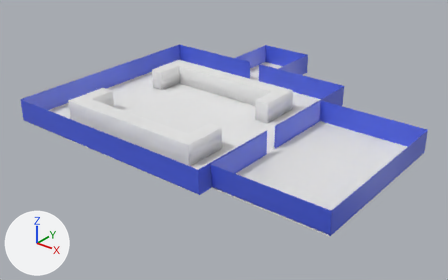
The Blender file Assets/Blender/Blender Files/level_creation.blend: old version first, new version second.
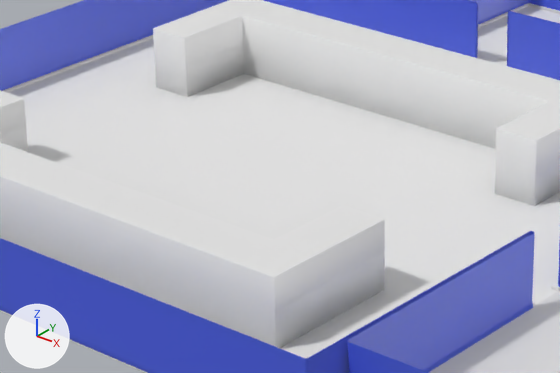
Each version is shown whole from a 50 mm camera at (205.0, -270.0, 124.0) aimed at (23.0, -42.0, -18.0), then close up on the part from 24% to 61% of the width and 22% to 62% of the height. The axes (+X, +Y, +Z) are drawn at lower left. The lights are the same throughout.

The older version as bpy lines, for what is in view:
```python
me_cube = bpy.data.meshes.new('Cube')
me_cube.from_pydata(...)  # 60 vertices, 45 faces, 3 loose edges; spans x -13.7..26.7, y -23.9..11.2, z -3.5..2.0
me_cube.polygons.foreach_set('use_smooth', [True] * 45)
# faces by material slot: [5, 40]
me_cube.materials.append(mat_material_001)  # its picture is missing
me_cube.materials.append(mat_material)  # blue #4e63e7
me_cube_001 = bpy.data.meshes.new('Cube.001')
me_cube_001.from_pydata(...)  # 16 vertices, 13 faces; spans x -2.91..0.0, y -4.38..1.0, z -7.38..6.64
me_cube_001.polygons.foreach_set('use_smooth', [True] * 13)
me_cube_003 = bpy.data.meshes.new('Cube.003')
me_cube_003.from_pydata(...)  # 164 vertices, 164 faces; spans x -203.0..462.0, y -452.0..127.0, z -1.0..1.0
ob_cube = bpy.data.objects.new('Cube', me_cube)
ob_cube.location = (0.0, 0.0, 0.0)
ob_cube.scale = (4.38, 4.38, 2.14)
_m = ob_cube.modifiers.new('Bevel', 'BEVEL')
_m.segments = 3
_m.limit_method = 'NONE'
_m.use_clamp_overlap = False
ob_cube_001 = bpy.data.objects.new('Cube.001', me_cube_001)
ob_cube_001.location = (0.0, -10.1, -2.0)
ob_cube_001.scale = (14.1, 4.37, 0.833)
_m = ob_cube_001.modifiers.new('Mirror', 'MIRROR')
_m.use_clip = True
_m = ob_cube_001.modifiers.new('Mirror.001', 'MIRROR')
_m.use_axis = (False, True, False)
_m.mirror_object = ob_empty
_m = ob_cube_001.modifiers.new('Bevel', 'BEVEL')
_m.width = 0.051
_m.width_pct = 0.051
_m.segments = 4
_m.limit_method = 'NONE'
ob_cube_002 = bpy.data.objects.new('Cube.002', me_cube_003)
ob_cube_002.location = (-6.2, 15.2, -7.3)
ob_cube_002.scale = (0.265, 0.265, 0.265)
_m = ob_cube_002.modifiers.new('Bevel', 'BEVEL')
_m.segments = 3
_m.limit_method = 'NONE'
```
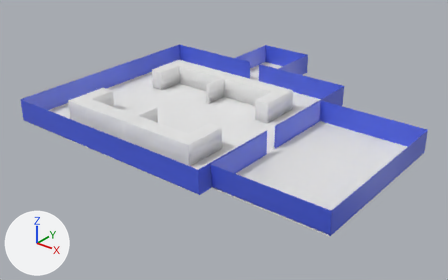
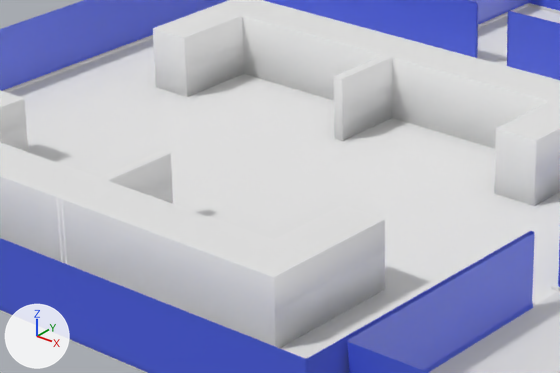
Location of each change, [x1, y1, x2, y2] in pixels of the close-ups (560 x 373 px):
part 1 of me_cube_001, built on: [56, 16, 422, 265] in both

Patch to the scene script:
```diff
--- a/Assets/Blender/Blender Files/level_creation.blend.py
+++ b/Assets/Blender/Blender Files/level_creation.blend.py
@@ me_cube_001 @@
 # used by ob_cube_001; location = (0.0, -10.1, -2.0); scale = (14.1, 4.37, 0.833)
-me_cube_001.from_pydata(...)  # 16 vertices, 13 faces; spans x -2.91..0.0, y -4.38..1.0, z -7.38..6.64
+me_cube_001.from_pydata(...)  # 24 vertices, 20 faces; spans x -2.91..0.0, y -4.38..1.0, z -7.38..6.64
+# me_cube_001 part 1
+# 4 faces are deleted
+# 8 vertices are added at x -0.07..0.0, y -4.02..1.0, z -7.38..6.64
+# 11 new faces join them
```
